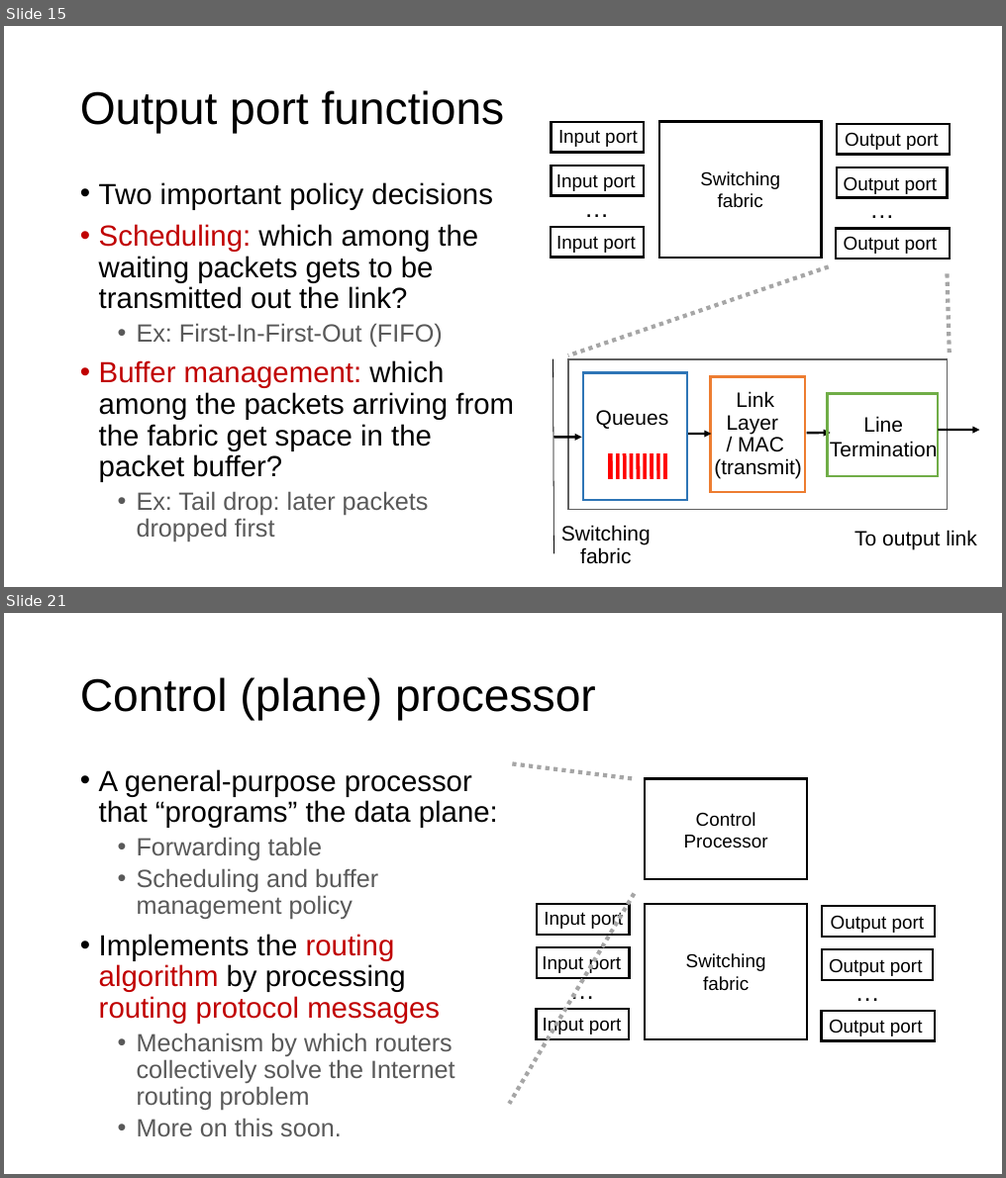
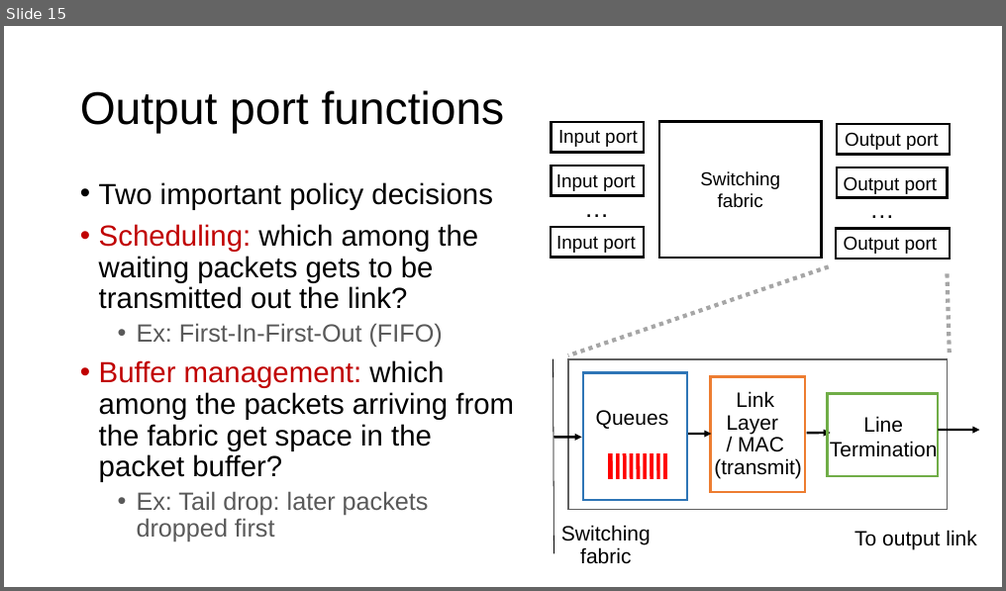
Before and after one commit to ngsrinivas/coursegen, a slide deck: ex/352-F24/staging/352-F24/lectures/21-net-routers.pptx. Shown one above the other, each under a label of ours: slides 15 and 21 before the commit, slide 15 after it; the slides between them are not shown. The pictures are 1006x1178 and 1006x591 pixels, drawn with LibreOffice and Linux fonts; fonts in the diff are those of the drawing. Boxes give left, top, right and bottom in pixels: in the first picture for what was removed or moved away, otherwise in the second. Text is boxed around its words. In the diff, an @@ line names an element or a change of style, - is before the commit and + after.

```diff
--- a/ex/352-F24/staging/352-F24/lectures/21-net-routers.pptx
+++ b/ex/352-F24/staging/352-F24/lectures/21-net-routers.pptx
@@ slide 21 removed at (4, 613, 1002, 1174), background #FFFFFF @@
@@ title removed at (80, 677, 596, 721) @@
-Control (plane) processor
@@ text removed at (99, 769, 498, 1137) @@
-• A general-purpose processor that “programs” the data plane:
-  • Forwarding table
-  • Scheduling and buffer management policy
-• Implements the routing algorithm by processing routing protocol messages
-  • Mechanism by which routers collectively solve the Internet routing problem
-  • More on this soon.
@@ line removed from (632, 778) to (510, 763) @@
@@ rectangle removed at (645, 778, 807, 879) @@
@@ text removed at (684, 812, 768, 849) @@
-Control Processor
@@ line removed from (635, 894) to (509, 1104) @@
@@ group removed at (537, 904, 936, 1042): 9 texts, 7 rectangles @@
-…
-…
-Switching fabric
-Input port
-Input port
-Input port
-Output port
-Output port
-Output port
```
Also in this commit, not shown: 17 other slides removed, 4 other files.
